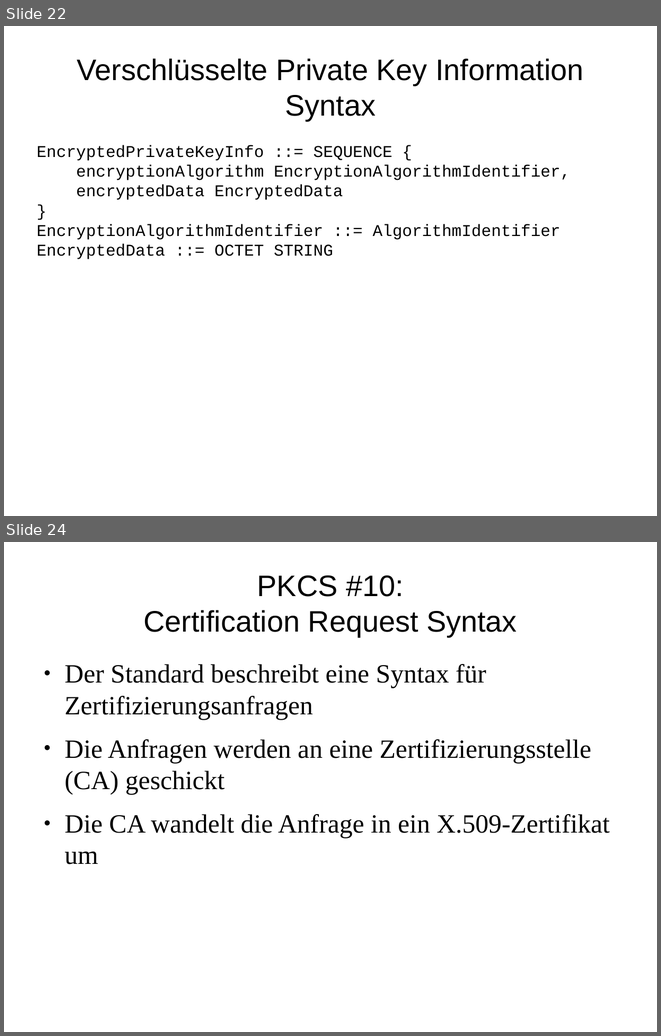
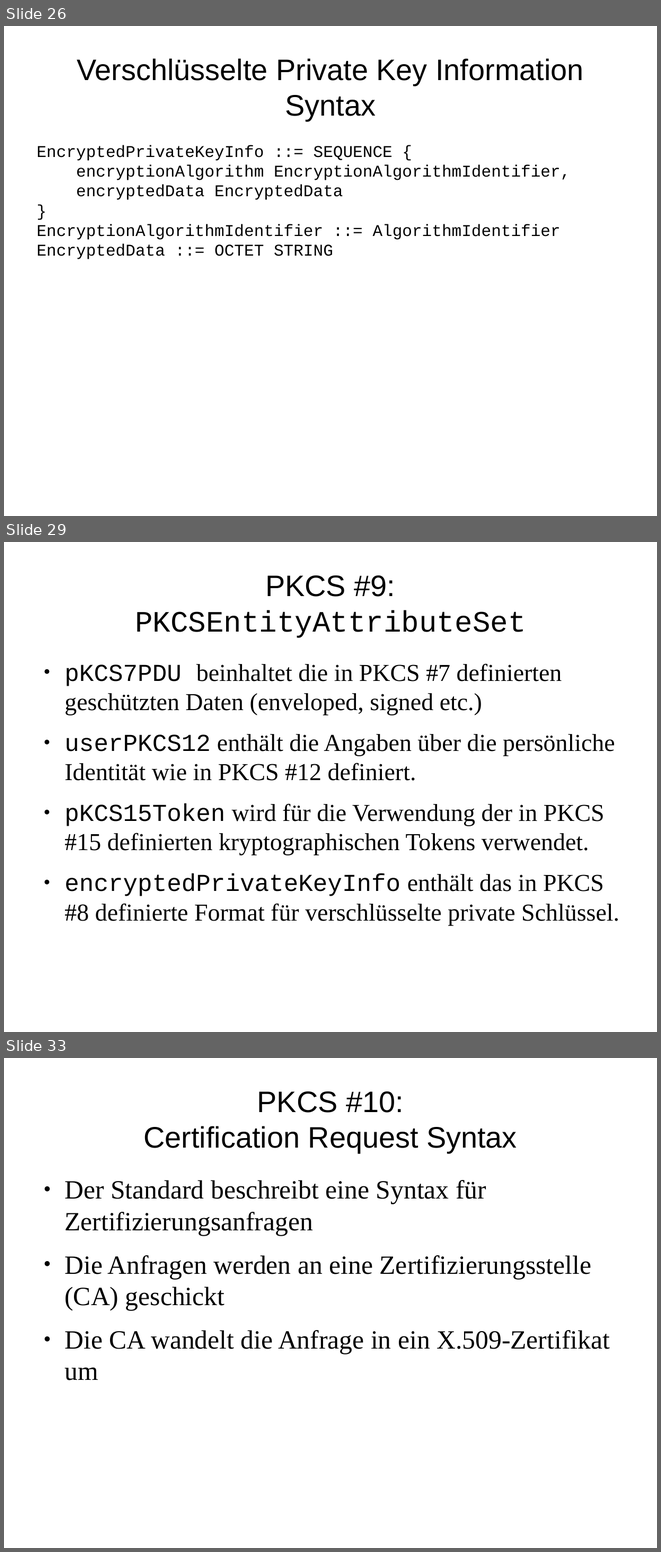
Before and after one commit to FFHS-Inf-2010-students/sa-krypt, a slide deck: pres/praesentation.odp. Shown one above the other, each under a label of ours: slides 22 and 24 before the commit, slides 26, 29 and 33 after it; the slides between them are not shown. The pictures are 661x1036 and 661x1552 pixels, drawn with LibreOffice and Linux fonts; fonts in the diff are those of the drawing. Boxes give left, top, right and bottom in pixels: in the first picture for what was removed or moved away, otherwise in the second. Text is boxed around its words. In the diff, an @@ line names an element or a change of style, - is before the commit and + after.

```diff
--- a/pres/praesentation.odp
+++ b/pres/praesentation.odp
@@ slide 29 added at box(4, 542, 657, 1032), background #FFFFFF @@
@@ title added at box(135, 575, 526, 638), 36 pt, text #000000 @@
+PKCS #9:
+PKCSEntityAttributeSet
@@ text added at box(64, 663, 619, 925), 29.6 pt, text #000000 @@
+● pKCS7PDU beinhaltet die in PKCS #7 definierten geschützten Daten (enveloped, signed etc.)
+● userPKCS12 enthält die Angaben über die persönliche Identität wie in PKCS #12 definiert.
+● pKCS15Token wird für die Verwendung der in PKCS #15 definierten kryptographischen Tokens verwendet.
+● encryptedPrivateKeyInfo enthält das in PKCS #8 definierte Format für verschlüsselte private Schlüssel.
@@ what was slide 22 is now slide 26 @@
@@ what was slide 24 is now slide 33 @@
```
Also in this commit, not shown: 3 slides changed, 10 other slides added, 2 other files.
